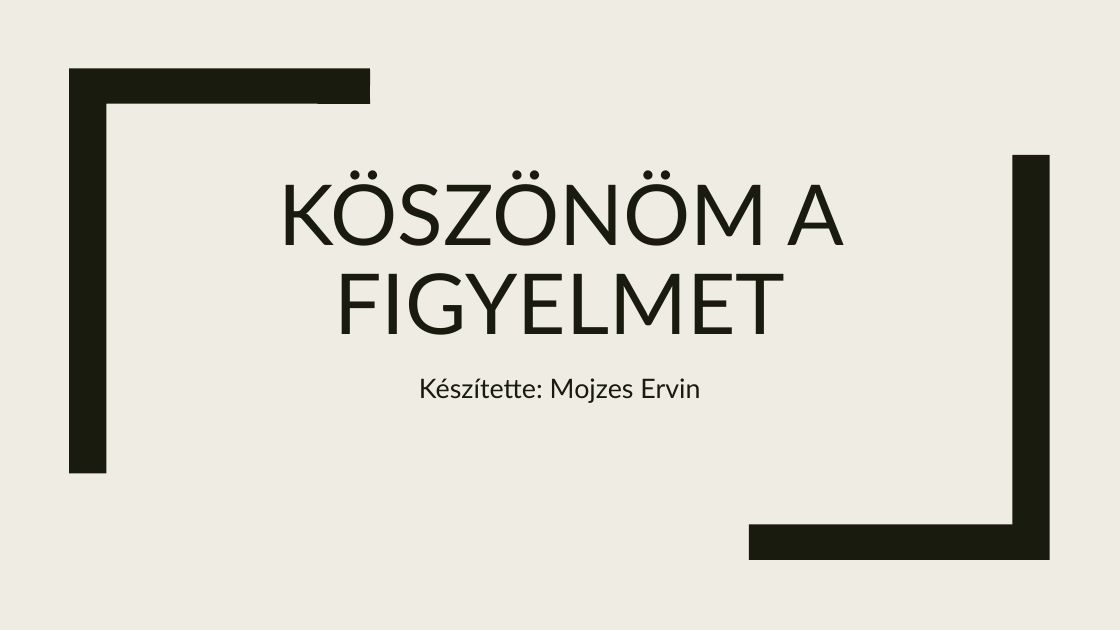
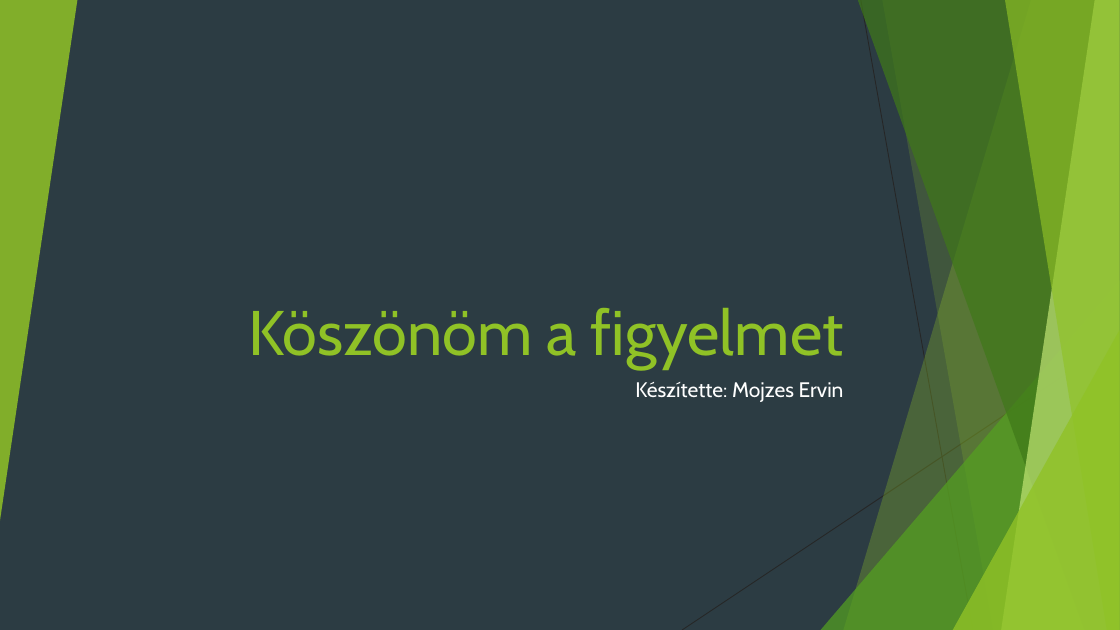
Before and after one commit to mojzeservin/beadando, a slide deck: slide 12 of Bemutató1.pptx. Drawn at 1120x630 pixels with LibreOffice and Linux fonts; fonts in the diff are those of the drawing. Boxes give left, top, right and bottom in pixels: in the first picture for what was removed or moved away, otherwise in the second. Text is boxed around its words. In the diff, an @@ line names an element or a change of style, - is before the commit and + after.

```diff
--- a/Bemutató1.pptx
+++ b/Bemutató1.pptx
@@ background #EFEDE3 to #2C3C43 @@
@@ group added at (x1=0, y1=0, x2=1120, y2=630): 5 freeform shapes, 3 triangles, 2 lines @@
@@ freeform shape removed at (x1=69, y1=68, x2=370, y2=473) @@
@@ freeform shape removed at (x1=749, y1=155, x2=1050, y2=560) @@
@@ title at (x1=249, y1=308, x2=844, y2=369): text changed; size 72 to 54 pt; font Lato to Cabin; text colour #191B0E to #90C226 @@
-KÖSZÖNÖM A FIGYELMET
+Köszönöm a figyelmet
@@ subtitle "Készítette: Mojzes Ervin" moved from (x1=419, y1=378, x2=700, y2=403) to (x1=635, y1=382, x2=844, y2=402) @@
@@ subtitle "Készítette: Mojzes Ervin" at (x1=635, y1=382, x2=844, y2=402): size 23 to 18 pt, font Lato to Cabin, text colour #191B0E to #FFFFFF; alignment centre to right; line spacing 1.12 to 1; more space between paragraphs @@
```
Also in this commit, not shown: 11 slides added, 11 slides removed.
